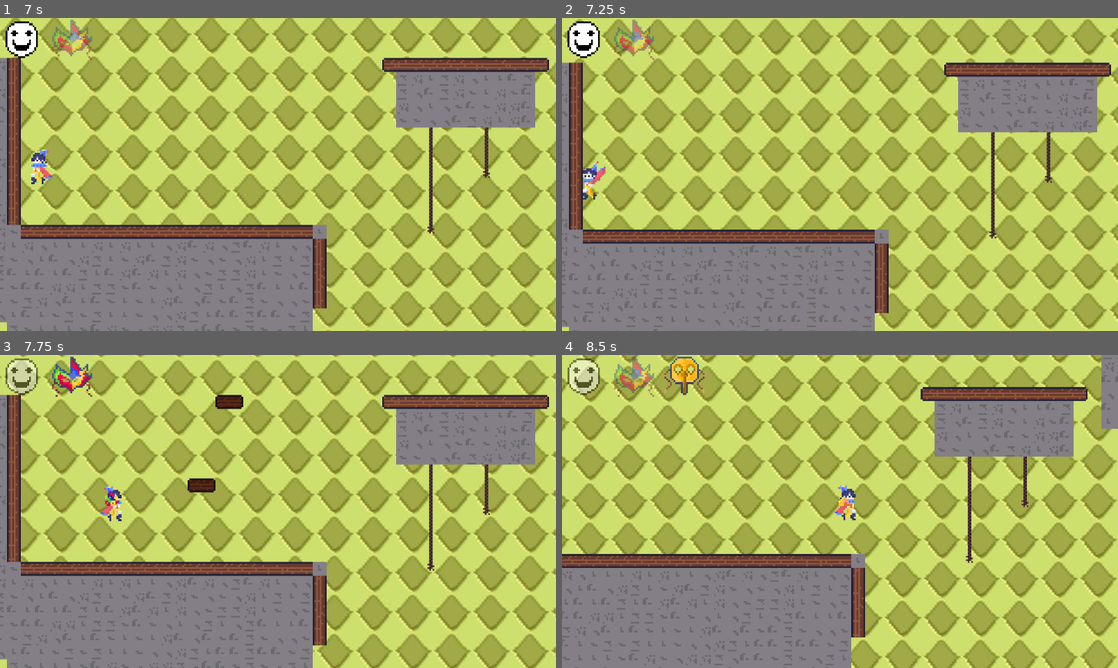
Above: before the commit, frames 1-4 (two rows, left to right).
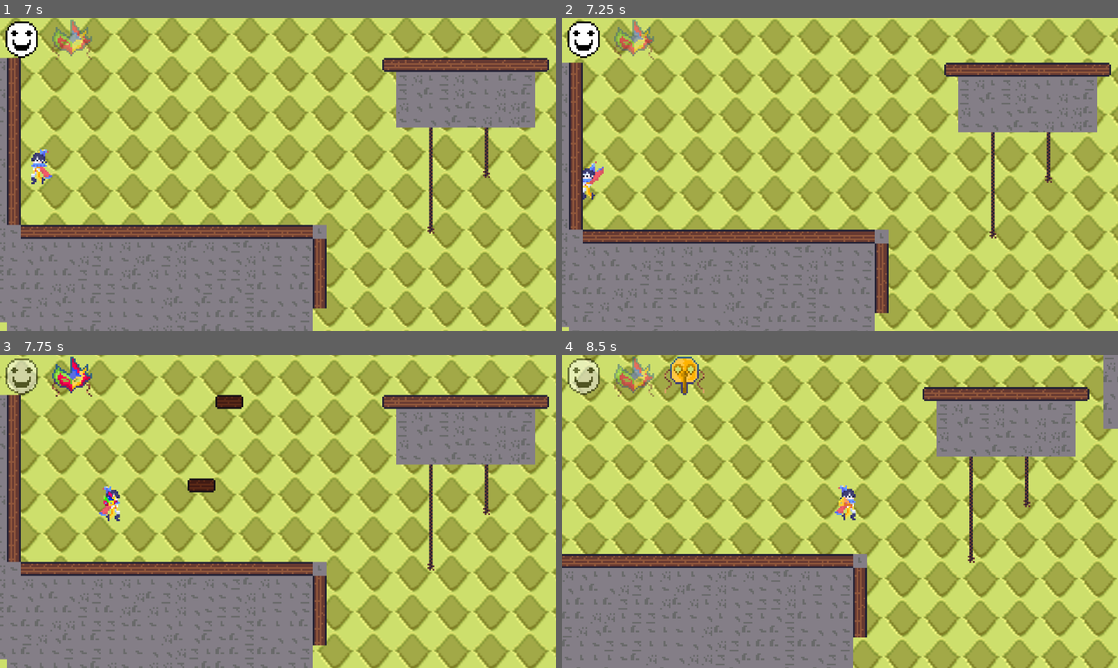
Above: after the commit, the same moments.

Repository: MicroFrogStudios/GGJ2026
Game: Godot game, scene res://scenes/empty_scene.tscn
Two runs of this game, one before a commit and one after it. Both use one fixed random seed, a clock stepped at 60 frames per second and the inputs below.
Inputs:
- Up to frame 1 (7 s): hold Space (jump) 0.53-1.28 s; hold D (move_right) 0.53-2.03 s; tap 1 (gotomask1) at 1.35 s; tap Space (jump) at 1.52, 1.55, 1.82, 2.3, 3.02, 3.05, 3.32, 3.77, 3.8, 4.07, 4.52, 4.55, 4.82, 5.3, 5.85, 6.02, 6.32, 6.77, 6.8 s; hold A (move_left) 2.03-2.78 s; hold 2 (gotomask2) 2.03-2.78 s; hold D (move_right) 2.78-4.28 s; tap 3 (gotomask3) at 2.85 s; hold 4 (gotomask4) 3.53-4.28 s; hold A (move_left) 4.28-5.03 s; tap E (next_mask) at 4.35 s; hold D (move_right) 5.03-5.78 s; hold Q (prev_mask) 5.03-5.78 s; hold A (move_left) from 5.78 s (still down); hold 1 (gotomask1) from 6.53 s (still down)
- Up to frame 2 (7.25 s): keep holding A (move_left); keep holding 1 (gotomask1); tap Space (jump) at 7.07 s
- Up to frame 3 (7.75 s): release A (move_left) at 7.28 s; release 1 (gotomask1) at 7.28 s; hold D (move_right) from 7.28 s (still down); tap 2 (gotomask2) at 7.35 s; tap Space (jump) at 7.52, 7.55 s
- Up to frame 4 (8.5 s): keep holding D (move_right); tap Space (jump) at 7.82, 8.3 s; hold 3 (gotomask3) from 8.03 s (still down)

Frame 1 is identical in both runs. In frame 2, 0.2% of the frame differs, in the area x 3-8%, y 45-58%; in frame 3, 0.2%; in frame 4, 4.1%, in the area x 0-100%, y 0-100%.

Commit message:
ajustado collision de zanni

Diff:
--- a/scenes/prefabs/player.tscn
+++ b/scenes/prefabs/player.tscn
@@ -11,11 +11,11 @@
 [ext_resource type="Script" uid="uid://b6mrerfusb52y" path="res://scripts/animStates/jump_state.gd" id="8_oqq3r"]
 
 [sub_resource type="CapsuleShape2D" id="CapsuleShape2D_8cdkg"]
-radius = 4.0
+radius = 3.0
 height = 18.0
 
 [sub_resource type="CircleShape2D" id="CircleShape2D_ok4up"]
-radius = 3.1622777
+radius = 3.0
 
 [sub_resource type="Animation" id="Animation_ok4up"]
 length = 0.001
@@ -189,7 +189,7 @@
 
 [node name="AnimatedSprite2D" type="AnimatedSprite2D" parent="." unique_id=810608017]
 sprite_frames = ExtResource("2_tou0u")
-animation = &"jumping"
+animation = &"idle"
 autoplay = "idle"
 
 [node name="CrushHitbox" type="Area2D" parent="." unique_id=1686012330]
